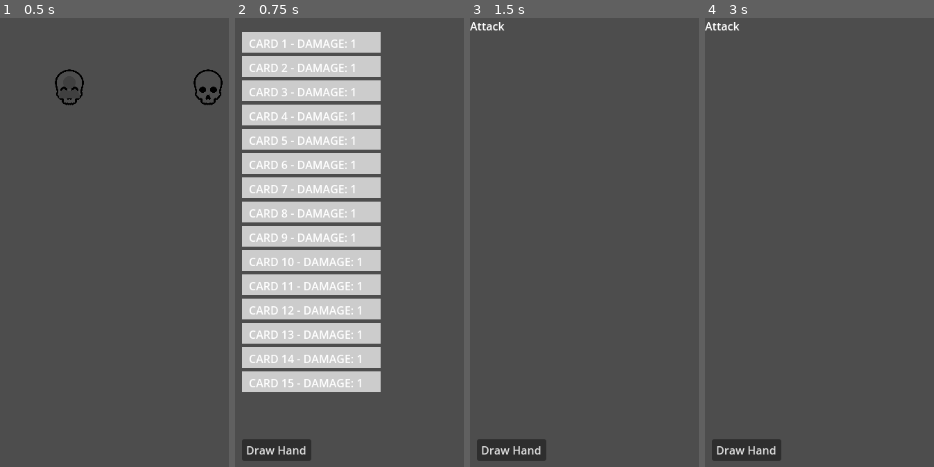
Above: before the commit, frames 1-4 (left to right).
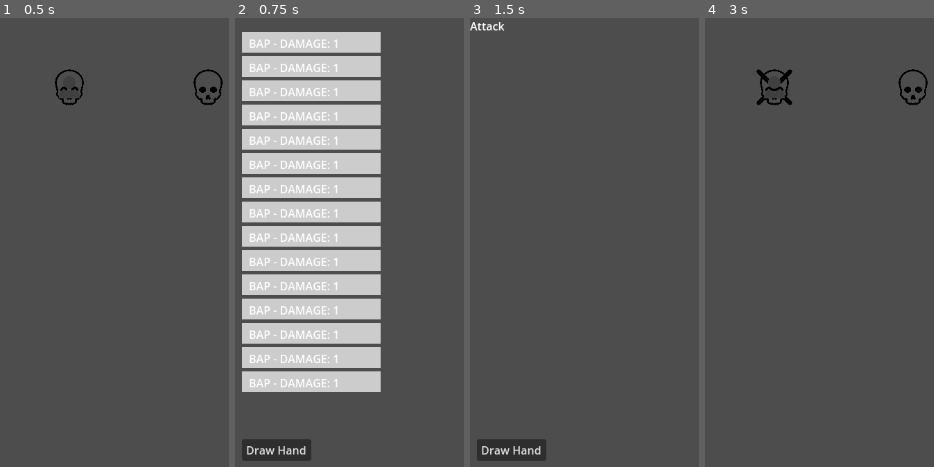
Above: after the commit, the same moments.

Repository: JosieBarber/roguelike
Game: Godot game, scene res://scenes/Main.tscn
Same seed, same stepped clock (60 frames per second), same inputs: the game is played once before the commit and once after it.
Inputs (mouse positions are in pixels of both pictures, inside the frame that each line leads up to):
- Up to frame 1 (0.5 s): no input
- Up to frame 2 (0.75 s): tap Enter at 0.5 s; move the mouse to (303, 85) at 0.52 s; click (303, 85) at 0.67 s
- Up to frame 3 (1.5 s): click "Draw Hand" at 1.25 s
- Up to frame 4 (3 s): click "Draw Hand" at 2 s; click "Draw Hand" at 2.75 s

Frame 1 is identical in both runs. In frame 2, 4.2% of the frame differs, in the area x 6-56%, y 4-83%; in frame 3, nothing differs; in frame 4, 2.3%.

Commit message:
Update card class format. add test cards

Diff:
--- /dev/null
+++ b/scripts/Cards/Classes/card.gd
@@ -0,0 +1,14 @@
+#Card.gd
+
+extends Node
+
+class_name Card
+
+var card_name: String
+var effect: String
+var clause: String
+var card_type: String
+var sprite: String
+var damage: int
+var value: int
+var items: Array
--- /dev/null
+++ b/scripts/Cards/TestCards/acid_splash_test_card.gd
@@ -0,0 +1,13 @@
+extends Card
+
+class_name AcidSplash
+
+func _init() -> void:
+	card_name = "Acid Splash"
+	effect = "Deals damage"
+	clause = "None"
+	card_type = "Magic"
+	sprite = "acid_splash_sprite"
+	damage = 3
+	value = 45
+	items = []
--- /dev/null
+++ b/scripts/Cards/TestCards/bap_test_card.gd
@@ -0,0 +1,13 @@
+extends Card
+
+class_name BapCard
+
+func _init() -> void:
+	card_name = "Bap"
+	effect = "Effect"
+	clause = "Clause"
+	card_type = "Physical"
+	sprite = "Sprite"
+	damage = 1
+	value = 10
+	items = []
--- a/scripts/card.gd
+++ b/scripts/Cards/TestCards/blank_test_card.gd
@@ -1,17 +1,8 @@
-#Card.gd
+extends Card
 
-extends Node
+class_name BlankCard
 
-class_name Card
 
-var card_name: String
-var effect: String
-var clause: String
-var card_type: String
-var sprite: String
-var damage: int
-var value: int
-var items: Array
 
 func _init(card_name_param: String, effect_param: String, clause_param: String, card_type_param: String, sprite_param: String, damage_param: int, value_param: int, items_param: Array):
 	card_name = card_name_param
@@ -22,7 +13,3 @@
 	damage = damage_param
 	value = value_param
 	items = items_param
-
-func _ready():
-	# Initialize the card when it is added to the scene
-	pass
--- /dev/null
+++ b/scripts/Cards/TestCards/earthquake_test_card.gd
@@ -0,0 +1,13 @@
+extends Card
+
+class_name Earthquake
+
+func _init() -> void:
+	card_name = "Earthquake"
+	effect = "Effect"
+	clause = "Clause"
+	card_type = "Physical"
+	sprite = "Sprite"
+	damage = 2
+	value = 2
+	items = []
--- /dev/null
+++ b/scripts/Cards/TestCards/ember_test_card.gd
@@ -0,0 +1,13 @@
+extends Card
+
+class_name Ember
+
+func _init() -> void:
+	card_name = "Ember"
+	effect = "Effect"
+	clause = "Clause"
+	card_type = "Physical"
+	sprite = "Sprite"
+	damage = 1
+	value = 4
+	items = []
--- /dev/null
+++ b/scripts/Cards/TestCards/fireball_test_card.gd
@@ -0,0 +1,13 @@
+extends Card
+
+class_name Fireball
+
+func _init() -> void:
+	card_name = "Fireball"
+	effect = "Effect"
+	clause = "Clause"
+	card_type = "Physical"
+	sprite = "Sprite"
+	damage = 3
+	value = 11
+	items = []
--- /dev/null
+++ b/scripts/Cards/TestCards/ice_shard_test_card.gd
@@ -0,0 +1,13 @@
+extends Card
+
+class_name IceShard
+
+func _init() -> void:
+	card_name = "Ice Shard"
+	effect = "Effect"
+	clause = "Clause"
+	card_type = "Physical"
+	sprite = "Sprite"
+	damage = 2
+	value = 5
+	items = []
--- /dev/null
+++ b/scripts/Cards/TestCards/lightning_strike_test_card.gd
@@ -0,0 +1,13 @@
+extends Card
+
+class_name LightningStrike
+
+func _init() -> void:
+	card_name = "Lightning Strike"
+	effect = "Effect"
+	clause = "Clause"
+	card_type = "Physical"
+	sprite = "Sprite"
+	damage = 3
+	value = 3
+	items = []
--- /dev/null
+++ b/scripts/Cards/TestCards/poison_dart_test_card.gd
@@ -0,0 +1,13 @@
+extends Card
+
+class_name PoisonDart
+
+func _init() -> void:
+	card_name = "Poison Dart"
+	effect = "Effect"
+	clause = "Clause"
+	card_type = "Physical"
+	sprite = "Sprite"
+	damage = 1
+	value = 4
+	items = []
--- /dev/null
+++ b/scripts/Cards/TestCards/rock_throw_test_card.gd
@@ -0,0 +1,13 @@
+extends Card
+
+class_name RockThrow
+
+func _init() -> void:
+	card_name = "Rock Throw"
+	effect = "Effect"
+	clause = "Clause"
+	card_type = "Physical"
+	sprite = "Sprite"
+	damage = 2
+	value = 5
+	items = []
--- /dev/null
+++ b/scripts/Cards/TestCards/venom_spit_test_card.gd
@@ -0,0 +1,13 @@
+extends Card
+
+class_name VenomSpit
+
+func _init() -> void:
+	card_name = "Venom Spit"
+	effect = "Effect"
+	clause = "Clause"
+	card_type = "Physical"
+	sprite = "Sprite"
+	damage = 2
+	value = 7
+	items = []
--- /dev/null
+++ b/scripts/Cards/TestCards/wind_blast_test_card.gd
@@ -0,0 +1,13 @@
+extends Card
+
+class_name WindBlast
+
+func _init() -> void:
+	card_name = "Wind Blast"
+	effect = "Effect"
+	clause = "Clause"
+	card_type = "Physical"
+	sprite = "Sprite"
+	damage = 1
+	value = 10
+	items = []
--- a/scripts/CombatScripts/attack.gd
+++ b/scripts/CombatScripts/attack.gd
@@ -84,7 +84,6 @@
 func next_turn():
 	if player.hand.size() != 0:
 		var player_card = player.hand[0]
-		print(player_card.items[0].item_name)
 		var player_damage = calculate_damage(player_card, enemy)
 		apply_damage(player_damage, enemy, player_card.card_type)
 		player.hand.remove_at(0)
@@ -115,7 +114,6 @@
 		return "end"
 	if player.hand.size() == 0 and enemy.hand.size() == 0:
 		print("Both parties have no cards left in their hand!")
-		#combat._on_combat_end()
 		return "end"
 
 
--- a/scripts/CombatScripts/enemyGeneration.gd
+++ b/scripts/CombatScripts/enemyGeneration.gd
@@ -5,24 +5,24 @@
 var areas: Dictionary = {
 	"Forest": [
 		{"name": "Goblin", "health": 5, "deck": [
-			Card.new("Card 1", "Effect", "Clause", "Type", "Sprite", 1, 10, []),
-			Card.new("Card 2", "Effect", "Clause", "Type", "Sprite", 1, 10, []),
-			Card.new("Card 3", "Effect", "Clause", "Type", "Sprite", 1, 10, []),
-			Card.new("Card 4", "Effect", "Clause", "Type", "Sprite", 1, 10, []),
-			Card.new("Card 5", "Effect", "Clause", "Type", "Sprite", 1, 10, []),
-			Card.new("Card 6", "Effect", "Clause", "Type", "Sprite", 1, 10, []),
-			Card.new("Card 7", "Effect", "Clause", "Type", "Sprite", 1, 10, []),
-			Card.new("Card 8", "Effect", "Clause", "Type", "Sprite", 1, 10, [])
+			BapCard.new(),
+			BlankCard.new("Card 2", "Effect", "Clause", "Type", "Sprite", 4, 10, []),
+			BlankCard.new("Card 3", "Effect", "Clause", "Type", "Sprite", 1, 10, []),
+			BlankCard.new("Card 4", "Effect", "Clause", "Type", "Sprite", 1, 10, []),
+			BlankCard.new("Card 5", "Effect", "Clause", "Type", "Sprite", 1, 10, []),
+			BlankCard.new("Card 6", "Effect", "Clause", "Type", "Sprite", 1, 10, []),
+			BlankCard.new("Card 7", "Effect", "Clause", "Type", "Sprite", 1, 10, []),
+			BlankCard.new("Card 8", "Effect", "Clause", "Type", "Sprite", 1, 10, [])
 		]},
 		{"name": "Orc", "health": 5, "deck": [
-			Card.new("Card 9", "Effect", "Clause", "Type", "Sprite", 1, 10, []),
-			Card.new("Card 10", "Effect", "Clause", "Type", "Sprite", 1, 10, []),
-			Card.new("Card 11", "Effect", "Clause", "Type", "Sprite", 1, 10, []),
-			Card.new("Card 12", "Effect", "Clause", "Type", "Sprite", 1, 10, []),
-			Card.new("Card 13", "Effect", "Clause", "Type", "Sprite", 1, 10, []),
-			Card.new("Card 14", "Effect", "Clause", "Type", "Sprite", 1, 10, []),
-			Card.new("Card 15", "Effect", "Clause", "Type", "Sprite", 1, 10, []),
-			Card.new("Card 16", "Effect", "Clause", "Type", "Sprite", 1, 10, [])
+			BlankCard.new("Card 9", "Effect", "Clause", "Type", "Sprite", 1, 10, []),
+			BlankCard.new("Card 10", "Effect", "Clause", "Type", "Sprite", 2, 10, []),
+			BlankCard.new("Card 11", "Effect", "Clause", "Type", "Sprite", 1, 10, []),
+			BlankCard.new("Card 12", "Effect", "Clause", "Type", "Sprite", 1, 10, []),
+			BlankCard.new("Card 13", "Effect", "Clause", "Type", "Sprite", 1, 10, []),
+			BlankCard.new("Card 14", "Effect", "Clause", "Type", "Sprite", 1, 10, []),
+			BlankCard.new("Card 15", "Effect", "Clause", "Type", "Sprite", 1, 10, []),
+			BlankCard.new("Card 16", "Effect", "Clause", "Type", "Sprite", 1, 10, [])
 		]}
 	],
 }
--- a/scripts/player.gd
+++ b/scripts/player.gd
@@ -36,5 +36,5 @@
 	# Test function to create a deck of 15 cards
 	deck.clear()
 	for i in range(15):
-		var new_card = Card.new("Card " + str(i + 1), "Effect", "Clause", "Type", "Sprite", 1, 10, [FiveMultiplier.new()])  # Added value parameter
+		var new_card = BapCard.new()
 		deck.append(new_card)
